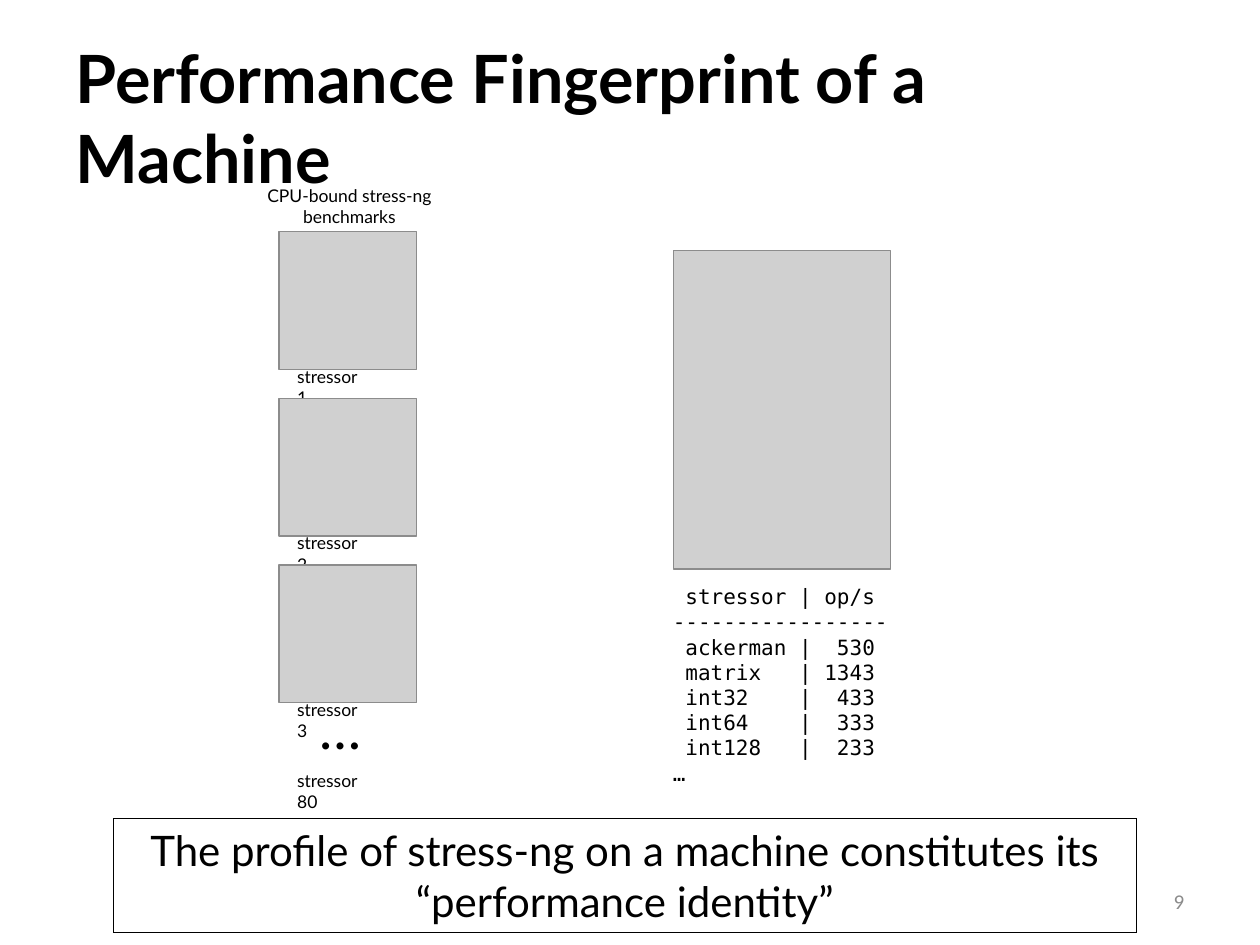
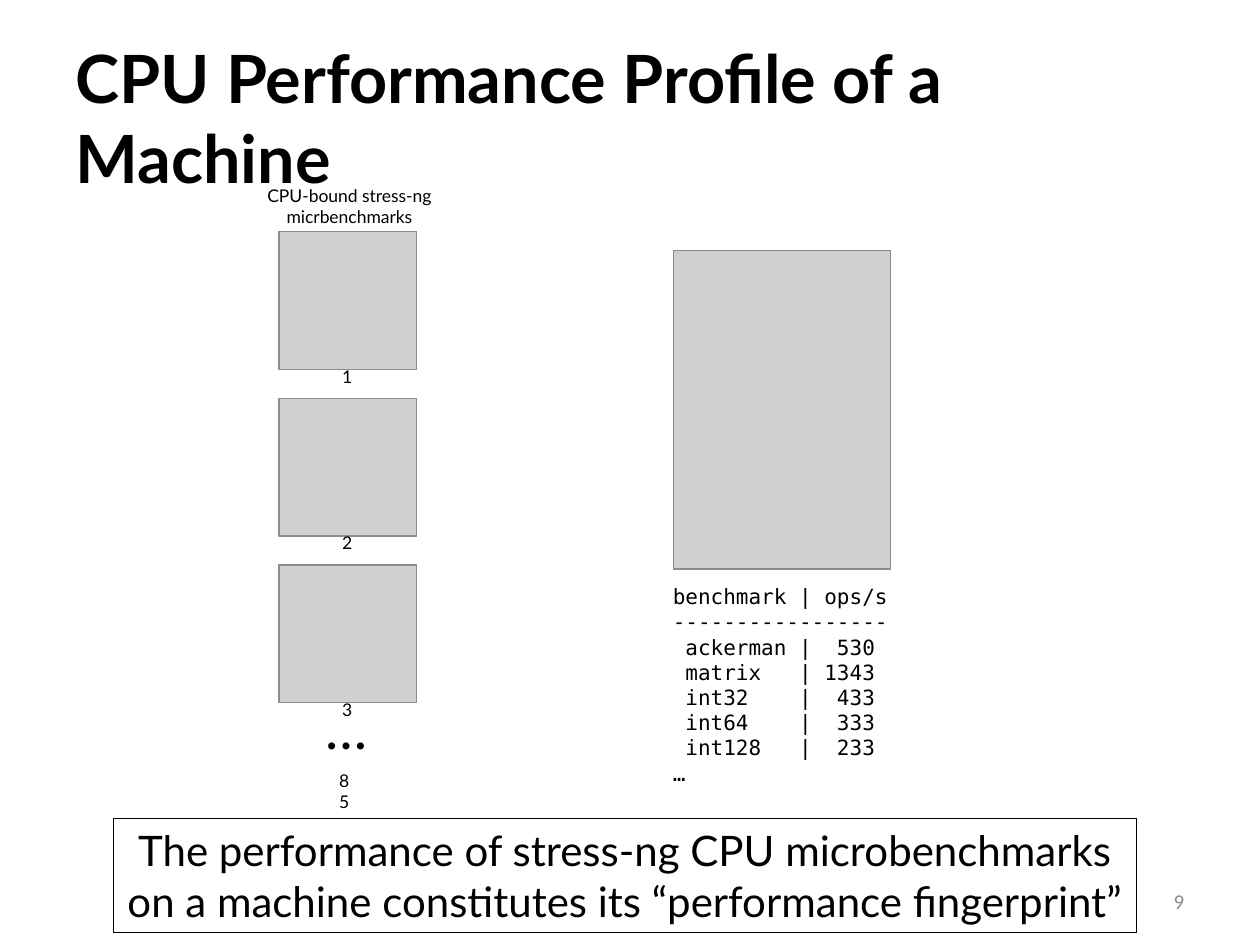
Before and after one commit to ivotron/varsys16, a slide deck: slide 9 of slides.pptx. Drawn at 1260x945 pixels with LibreOffice and Linux fonts; fonts in the diff are those of the drawing; grey boxes stand for pictures. Boxes give left, top, right and bottom in pixels: in the first picture for what was removed or moved away, otherwise in the second. Text is boxed around its words. In the diff, an @@ line names an element or a change of style, - is before the commit and + after.

```diff
--- a/slides.pptx
+++ b/slides.pptx
@@ title at [76, 53, 943, 195]: text changed @@
-Performance Fingerprint of a Machine
+CPU Performance Profile of a Machine
@@ text at [267, 189, 431, 223]: text changed @@
-CPU-bound stress-ng benchmarks
+CPU-bound stress-ng micrbenchmarks
@@ text at [342, 368, 352, 383]: text changed @@
-stressor 1
+1
@@ text at [342, 535, 352, 549]: text changed @@
-stressor 2
+2
@@ text at [673, 588, 887, 609]: text changed @@
-stressor | op/s
+benchmark | ops/s
@@ text "…": place and size @@
-text "…" at [307, 688, 377, 769]
+text "…" at [314, 688, 383, 769]
@@ text at [342, 701, 352, 716]: text changed @@
-stressor 3
+3
@@ text at [297, 775, 357, 808]: text changed @@
-stressor 80
+85
@@ text in rectangle at [127, 835, 1122, 925]: text changed @@
-The profile of stress-ng on a machine constitutes its “performance identity”
+The performance of stress-ng CPU microbenchmarks on a machine constitutes its “performance fingerprint”
```
Also in this commit, not shown: 18 other slides changed, 3 slides added, 3 slides removed.
